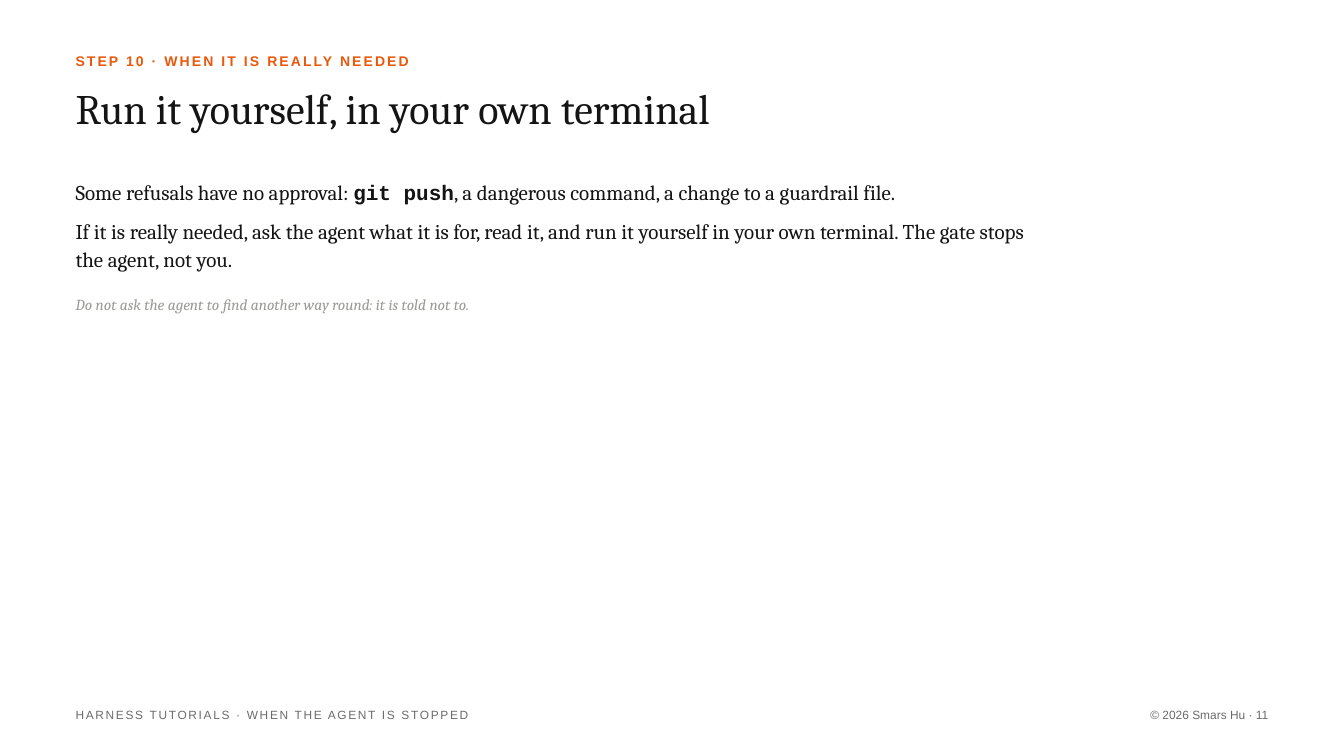
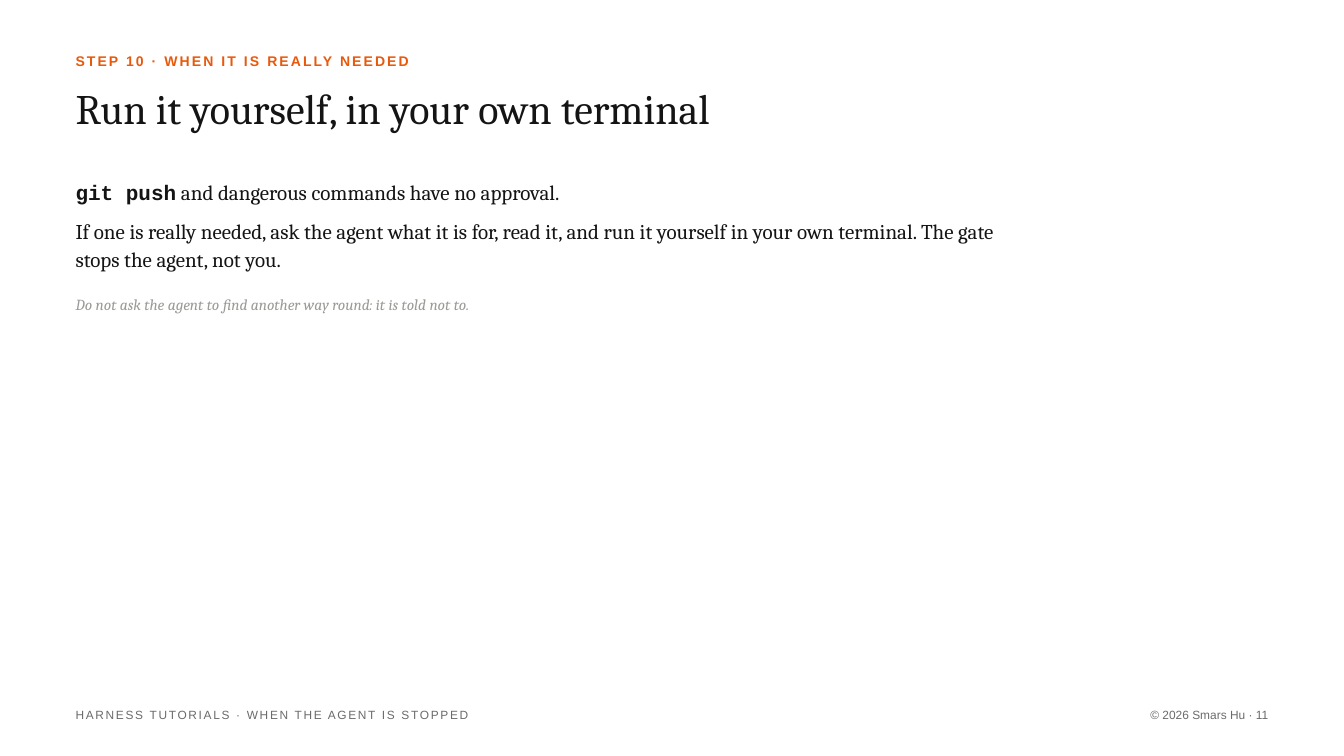
Before and after one commit to Smars-Bin-Hu/ai-exploration, a slide deck: slide 11 of source/tutorials/2_stopped.pptx. Drawn at 1344x756 pixels with LibreOffice and Linux fonts; fonts in the diff are those of the drawing. Boxes give left, top, right and bottom in pixels: in the first picture for what was removed or moved away, otherwise in the second. Text is boxed around its words. In the diff, an @@ line names an element or a change of style, - is before the commit and + after.

```diff
--- a/source/tutorials/2_stopped.pptx
+++ b/source/tutorials/2_stopped.pptx
@@ text at bbox=[76, 185, 993, 272]: text changed @@
-Some refusals have no approval: git push, a dangerous command, a change to a guardrail file.
-If it is really needed, ask the agent what it is for, read it, and run it yourself in your own terminal. The gate stops the agent, not you.
+git push and dangerous commands have no approval.
+If one is really needed, ask the agent what it is for, read it, and run it yourself in your own terminal. The gate stops the agent, not you.
```
Also in this commit, not shown: 3 other slides changed, 1 slide added, 2 other files.
